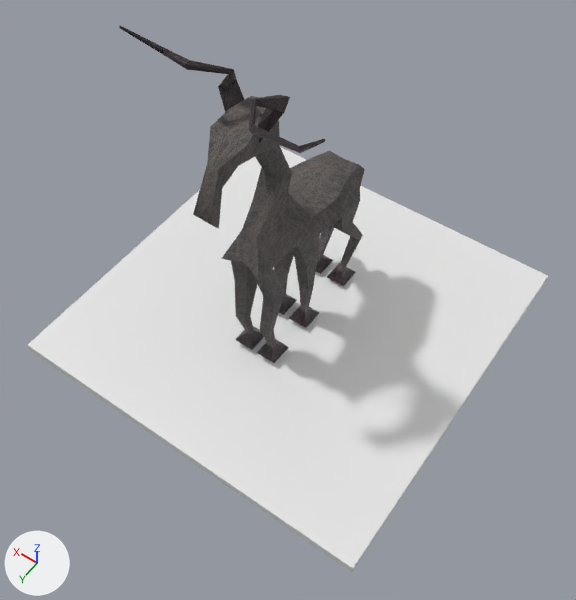
The Blender file blender/boss/boss.blend as it was, and as the next commit left it.
Both versions are drawn from a camera (50 mm lens) standing at (-10.9, 15.8, 19.3) and looking at (-1.4, 2.5, -1.6). The lights are fixed; the arrows at lower left show +X, +Y and +Z. The first picture is the older version.
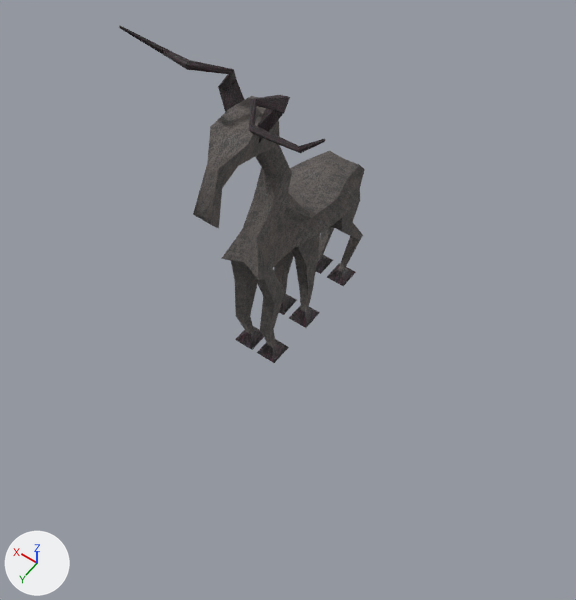
Changed parts and their boxes [x1, y1, x2, y2] in the pictures (576 x 600 px):
'Cube.003', hidden: before [27, 148, 548, 572]

The change in detail:
Object 'Cube.003' (ob_cube_003) is now hidden.
